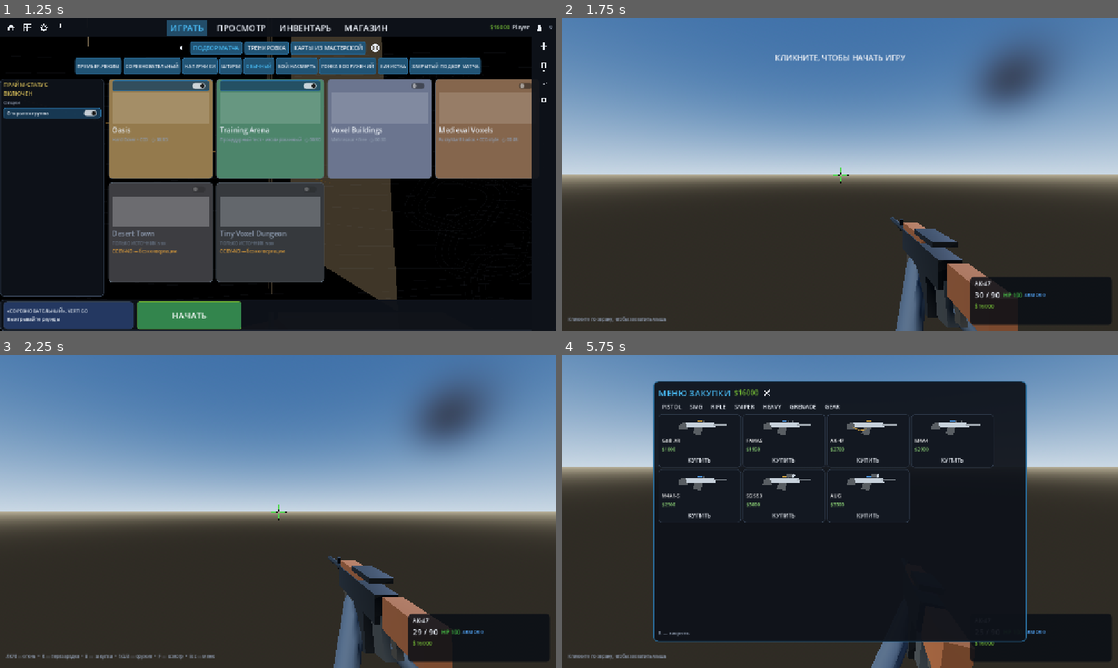
Above: before the commit, frames 1-4 (two rows, left to right).
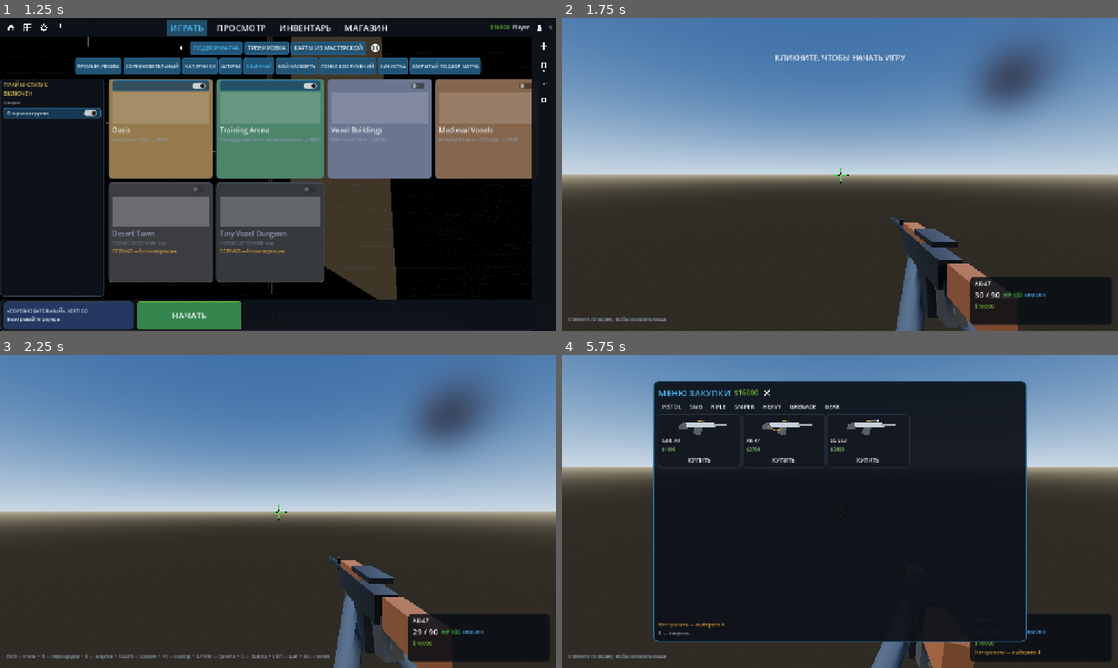
Above: after the commit, the same moments.

Repository: Mtveii/CS2_Clone
Game: Godot game, scene res://scenes/lobby.tscn
Two runs of this game, one before a commit and one after it. Both use one fixed random seed, a clock stepped at 60 frames per second and the inputs below.
Inputs (mouse positions are in pixels of both pictures, inside the frame that each line leads up to):
- Up to frame 1 (1.25 s): click "ИГРАТЬ" at 0.5 s
- Up to frame 2 (1.75 s): click "НАЧАТЬ" at 1.25 s
- Up to frame 3 (2.25 s): tap Enter at 2 s; move the mouse to (400, 495) at 2.02 s; hold D from 2.03 s (still down); hold Ctrl from 2.03 s (still down); click (400, 495) at 2.17 s
- Up to frame 4 (5.75 s): tap Space at 2.27, 2.57, 3.02, 3.32, 4.52, 4.82, 5.27, 5.57 s; tap C at 2.3, 2.85 s; move the mouse to (812, 511) at 2.77 s; release D at 2.78 s; release Ctrl at 2.78 s; hold W from 2.78 s (still down); click (812, 511) at 2.92 s; tap F at 3.05, 3.6 s; move the mouse to (851, 505) at 3.52 s; click (851, 505) at 3.67 s; tap I at 3.8, 4.35 s; move the mouse to (834, 517) at 4.27 s; click (834, 517) at 4.42 s; tap G at 4.55, 5.1 s; move the mouse to (878, 514) at 5.02 s; click (878, 514) at 5.17 s; tap B at 5.3 s

Frame 1 is identical in both runs. In frame 2, less than 0.1% of the frame differs, in the area x 63-71%, y 71-96%; in frame 3, 0.3%; in frame 4, 1.7%, in the area x 17-86%, y 18-100%.

Commit message:
update

Diff:
--- a/assets/maps/buildings_12_collision.json
+++ b/assets/maps/buildings_12_collision.json
@@ -1,9 +1,9 @@
 {
   "boxes": [
-    {"center": [400, 0.1, 0], "size": [8, 0.2, 8]},
-    {"center": [396, 1.0, 0], "size": [0.2, 2, 8]},
-    {"center": [404, 1.0, 0], "size": [0.2, 2, 8]},
-    {"center": [400, 1.0, -4], "size": [8, 2, 0.2]},
-    {"center": [400, 1.0, 4], "size": [8, 2, 0.2]}
+    {"center": [0, 0.3, 0], "size": [8, 0.6, 8]},
+    {"center": [-4, 1.2, 0], "size": [0.3, 2.4, 8]},
+    {"center": [4, 1.2, 0], "size": [0.3, 2.4, 8]},
+    {"center": [0, 1.2, -4], "size": [8, 2.4, 0.3]},
+    {"center": [0, 1.2, 4], "size": [8, 2.4, 0.3]}
   ]
 }
--- /dev/null
+++ b/assets/maps/buildings_12_spawns.json
@@ -0,0 +1,12 @@
+{
+  "T": [
+    0,
+    1600,
+    180
+  ],
+  "CT": [
+    0,
+    1600,
+    -180
+  ]
+}
--- /dev/null
+++ b/assets/maps/medieval_prop_0_spawns.json
@@ -0,0 +1,12 @@
+{
+  "T": [
+    0,
+    1600,
+    180
+  ],
+  "CT": [
+    0,
+    1600,
+    -180
+  ]
+}
--- /dev/null
+++ b/assets/maps/oasis_spawns.json
@@ -0,0 +1,12 @@
+{
+  "T": [
+    0,
+    1600,
+    180
+  ],
+  "CT": [
+    0,
+    1600,
+    -180
+  ]
+}
--- a/client/game_hud.gd
+++ b/client/game_hud.gd
@@ -305,7 +305,7 @@
 		mouse_hint.visible = not captured and not is_ui_open()
 	if hint_label != null:
 		if captured:
-			hint_label.text = "ЛКМ — огонь  •  R — перезарядка  •  B — закупка  •  1/2/3 — оружие  •  F — осмотр  •  Esc — меню"
+			hint_label.text = "ЛКМ — огонь  •  R — перезарядка  •  B — закупка  •  1/2/3/4 — оружие  •  F/I — осмотр  •  G/ПКМ — граната  •  C — присед  •  Shift — шаг  •  Esc — меню"
 		else:
 			hint_label.text = "Кликните по экрану, чтобы захватить мышь"
 
@@ -348,6 +348,9 @@
 	for id in WeaponData.WEAPONS.keys():
 		var w: Dictionary = WeaponData.get_weapon(id)
 		if String(w.get("slot", "")) != cat:
+			continue
+		var team: int = int(w.get("team", WeaponData.Team.ANY))
+		if loadout != null and team != WeaponData.Team.ANY and team != loadout.team:
 			continue
 		var p := PanelContainer.new()
 		p.custom_minimum_size = Vector2(190, 100)
--- a/client/lobby_ui.gd
+++ b/client/lobby_ui.gd
@@ -96,6 +96,7 @@
 var watch_tab: String = "ВАШИ МАТЧИ"
 var watch_tabs: Dictionary = {}
 var play_map_grid: GridContainer = null
+var selected_map_id: String = "oasis"
 var play_mode_tabs: Array = []
 var play_start_button: Button
 var play_modes_back: Button
@@ -146,6 +147,9 @@
 	settings = GameSettings.new()
 	settings.load_settings()
 	loadout = Loadout.new(WeaponData.Team.T, 16000)
+	var map_cfg := ConfigFile.new()
+	if map_cfg.load("user://selected_map.cfg") == OK:
+		selected_map_id = String(map_cfg.get_value("map", "id", "oasis"))
 	world = get_parent().get_node_or_null("LobbyWorld")
 	if world != null:
 		agent_data = world.agent_data
@@ -702,6 +706,15 @@
 
 func _set_status(msg: String) -> void:
 	status_label.text = msg
+
+
+func _select_map(map_name: String) -> void:
+	selected_map_id = map_name
+	var cfg := ConfigFile.new()
+	cfg.set_value("map", "id", map_name)
+	cfg.save("user://selected_map.cfg")
+	_build_map_grid()
+	_set_status("Карта выбрана: " + map_name)
 
 
 func _launch_game(msg: String) -> void:
@@ -1470,6 +1483,14 @@
 			v.add_child(_label("CC BY-ND — без конвертации", 10, C_WARN))
 		else:
 			v.add_child(_label(String(m.group) + "   ◷ " + String(m.wait), 10, C_DIM))
+			var click := Button.new()
+			click.name = "Select_" + String(m.get("name", "map"))
+			click.set_anchors_preset(Control.PRESET_FULL_RECT)
+			click.flat = true
+			click.modulate = Color(1, 1, 1, 0.001)
+			var map_name: String = String(m.get("name", "Oasis"))
+			click.pressed.connect(func(): _select_map(map_name))
+			card.add_child(click)
 		play_map_grid.add_child(card)
 
 
--- a/client/main.gd
+++ b/client/main.gd
@@ -16,6 +16,7 @@
 const GameHUD = preload("res://client/game_hud.gd")
 const PlayerState = preload("res://shared/gameplay/player_state.gd")
 const WeaponViewModelScript = preload("res://client/weapon_viewmodel.gd")
+const GrenadeSystem = preload("res://shared/gameplay/grenades.gd")
 
 const VIEWMODEL_BASE := Vector3(0.28, -0.25, -0.55)
 
@@ -48,6 +49,9 @@
 var vm_sway: Vector2 = Vector2.ZERO
 var vm_pos_smooth: Vector3 = VIEWMODEL_BASE
 var vm_rot_smooth: Vector3 = Vector3.ZERO
+var selected_map: String = "oasis"
+var grenades = null
+var grenade_meshes: Dictionary = {}
 
 
 func _ready() -> void:
@@ -56,8 +60,13 @@
 	_setup_mesh()
 	_setup_camera()
 	_resolve_server_url()
+	grenades = GrenadeSystem.new()
 	movement = MovementModel.new()
-	var spawn_u := Vector3(0.0, ground_u_at(Vector3(0, 0, 0)) + 0.2, 0.0)
+	var spawn_u := _spawn_u_from_config()
+	if spawn_u == Vector3.ZERO:
+		spawn_u = Vector3(0.0, ground_u_at(Vector3(0, 0, 0)) + 0.2, 0.0)
+	else:
+		spawn_u.y = ground_u_at(spawn_u) + 0.2
 	movement.reset(spawn_u)
 	settings = GameSettings.new()
 	settings.load_settings()
@@ -67,6 +76,9 @@
 	audio.update_settings(settings)
 	loadout = Loadout.new(WeaponData.Team.T, 16000)
 	loadout.give(WeaponData.WeaponId.AK47)
+	for grenade_id in [WeaponData.WeaponId.HE, WeaponData.WeaponId.FLASH,
+			WeaponData.WeaponId.SMOKE, WeaponData.WeaponId.MOLOTOV]:
+		loadout.give(grenade_id)
 	loadout.select(Loadout.Slot.PRIMARY)
 	anim = WeaponAnimController.new()
 	var start_wi = loadout.active()
@@ -98,8 +110,15 @@
 	world = VoxelWorldStore.new()
 	world.bounds_min = Vector3i(-128, -8, -128)
 	world.bounds_max = Vector3i(128, 64, 128)
-	# CC0-карта Oasis (Hard Cover), сконвертированная в VMAP
-	var res = VoxelMapLoader.load_map("res://assets/maps/oasis.vmap", world)
+	selected_map = _read_selected_map()
+	var map_file: String = "oasis.vmap"
+	var wanted: String = "res://assets/maps/" + selected_map + ".vmap"
+	if FileAccess.file_exists(wanted):
+		map_file = selected_map + ".vmap"
+	else:
+		selected_map = "oasis"
+	var res = VoxelMapLoader.load_map("res://assets/maps/" + map_file, world)
+	set_meta("map_loaded_by_main", true)
 	if not res.ok or int(res.loaded) == 0:
 		# fallback: простая коробка
 		world.bounds_min = Vector3i(-8, -8, -8)
@@ -152,6 +171,104 @@
 			mesh_instance = mi
 
 
+func _current_grenade_type() -> int:
+	if loadout == null:
+		return -1
+	var wi = loadout.active()
+	if wi == null or wi.mag <= 0:
+		return -1
+	match loadout.selected:
+		Loadout.Slot.GRENADE_FLASH_1, Loadout.Slot.GRENADE_FLASH_2:
+			return GrenadeSystem.Type.FLASH
+		Loadout.Slot.GRENADE_SMOKE:
+			return GrenadeSystem.Type.SMOKE
+		Loadout.Slot.GRENADE_FIRE:
+			return GrenadeSystem.Type.MOLOTOV if loadout.team == WeaponData.Team.T 				else GrenadeSystem.Type.INCENDIARY
+		Loadout.Slot.GRENADE_HE_DECOY:
+			if wi.id == WeaponData.WeaponId.DECOY:
+				return GrenadeSystem.Type.DECOY
+			return GrenadeSystem.Type.HE
+	return -1
+
+
+func _throw_grenade(throw_type: int) -> void:
+	if grenades == null or loadout == null or movement == null:
+		return
+	if hud != null and hud.is_ui_open():
+		return
+	var gtype: int = _current_grenade_type()
+	if gtype < 0:
+		if hud != null:
+			hud.message("Нет гранаты — выберите 4")
+		return
+	var wi = loadout.active()
+	wi.mag -= 1
+	var dir: Vector3 = Vector3.FORWARD if camera == null else -camera.global_transform.basis.z
+	var origin_u: Vector3 = movement.pos_u + Vector3(0, 75.0, 0) + dir * 12.0
+	grenades.throw_grenade(gtype, origin_u, dir, throw_type, 0, loadout.team,
+			movement.vel_u, not movement.on_ground)
+	if hud != null:
+		hud.message("Бросок гранаты")
+
+
+func _sync_grenade_meshes() -> void:
+	if grenades == null:
+		return
+	var alive: Dictionary = {}
+	for g in grenades.active:
+		alive[g] = true
+		var mi: MeshInstance3D = grenade_meshes.get(g) as MeshInstance3D
+		if mi == null:
+			var sphere := SphereMesh.new()
+			sphere.radius = 0.045
+			sphere.height = 0.09
+			sphere.radial_segments = 12
+			sphere.rings = 8
+			mi = MeshInstance3D.new()
+			mi.name = "Grenade"
+			mi.mesh = sphere
+			add_child(mi)
+			grenade_meshes[g] = mi
+		mi.position = g.pos * 0.01905
+	for g in grenade_meshes.keys():
+		if not alive.has(g):
+			var old: MeshInstance3D = grenade_meshes[g] as MeshInstance3D
+			if is_instance_valid(old):
+				old.queue_free()
+			grenade_meshes.erase(g)
+
+
+func _spawn_u_from_config() -> Vector3:
+	var path: String = "res://assets/maps/" + selected_map + "_spawns.json"
+	if not FileAccess.file_exists(path):
+		return Vector3.ZERO
+	var f := FileAccess.open(path, FileAccess.READ)
+	if f == null:
+		return Vector3.ZERO
+	var json := JSON.new()
+	if json.parse(f.get_as_text()) != OK or not (json.data is Dictionary):
+		f.close()
+		return Vector3.ZERO
+	f.close()
+	var raw = json.data.get("CT", [])
+	if not (raw is Array) or (raw as Array).size() < 3:
+		return Vector3.ZERO
+	return Vector3(float(raw[0]), float(raw[1]), float(raw[2])) / 19.05
+
+
+func _read_selected_map() -> String:
+	var cfg := ConfigFile.new()
+	if cfg.load("user://selected_map.cfg") != OK:
+		return "oasis"
+	var id := String(cfg.get_value("map", "id", "oasis"))
+	match id:
+		"Oasis", "oasis": return "oasis"
+		"Training Arena", "training_arena": return "training_arena"
+		"Voxel Buildings", "buildings_12": return "buildings_12"
+		"Medieval Voxels", "medieval_prop_0": return "medieval_prop_0"
+	return "oasis"
+
+
 func _setup_environment() -> void:
 	# Небо + окружающий свет, иначе карта рендерится чёрной (в сцене не было света).
 	var env := Environment.new()
@@ -243,7 +360,8 @@
 		if Input.is_key_pressed(KEY_W): move_z += 1.0
 		if Input.is_key_pressed(KEY_S): move_z -= 1.0
 		if Input.is_key_pressed(KEY_SPACE): buttons |= MovementModel.Buttons.JUMP
-		if Input.is_key_pressed(KEY_CTRL): buttons |= MovementModel.Buttons.CROUCH
+		if Input.is_key_pressed(KEY_CTRL) or Input.is_key_pressed(KEY_C):
+			buttons |= MovementModel.Buttons.CROUCH
 		if Input.is_key_pressed(KEY_SHIFT): buttons |= MovementModel.Buttons.WALK
 	var yaw_units: int = int(posmod(yaw / TAU, 1.0) * 65536.0) % 65536
 	var pitch_units: int = int(clampf(pitch / 1.2, -1.0, 1.0) * 32767.0)
@@ -251,6 +369,9 @@
 	if not paused:
 		movement.step(buttons, move_x, move_z, yaw_units, pitch_units, delta,
 				Callable(self, "ground_u_at"), no_ladder)
+	if grenades != null:
+		grenades.step(delta, Callable(self, "ground_u_at"))
+		_sync_grenade_meshes()
 
 	# камера
 	if camera != null:
@@ -384,7 +505,9 @@
 	var v: Vector3i = world.world_mm_to_voxel(p_mm)
 	for yy in range(v.y + 2, int(world.bounds_min.y) - 1, -1):
 		if world.get_sdf_voxel(Vector3i(v.x, yy, v.z)) <= 0:
-			return float(yy + 1) * float(world.voxel_size_mm) / 19.05
+			var surface_u: float = float(yy + 1) * float(world.voxel_size_mm) / 19.05
+			if surface_u <= p_u.y + 18.0:
+				return surface_u
 	return 0.0
 
 
@@ -468,6 +591,10 @@
 			pitch = clamp(pitch, -1.2, 1.2)
 			vm_look += event.relative
 	elif event is InputEventMouseButton and event.pressed:
+		if event.button_index == MOUSE_BUTTON_RIGHT:
+			if hud == null or not hud.is_ui_open():
+				_throw_grenade(GrenadeSystem.ThrowType.SHORT)
+			return
 		if event.button_index == MOUSE_BUTTON_LEFT:
 			if hud != null and hud.is_ui_open():
 				return
@@ -491,9 +618,11 @@
 			KEY_R:
 				if hud == null or not hud.pause_open:
 					_start_reload()
-			KEY_F:
+			KEY_F, KEY_I:
 				if anim != null and (hud == null or not hud.pause_open):
 					anim.request_inspect()
+			KEY_G:
+				_throw_grenade(GrenadeSystem.ThrowType.LONG)
 			KEY_Q:
 				if anim != null and (hud == null or not hud.pause_open):
 					anim.request_melee()
--- a/client/map_module.gd
+++ b/client/map_module.gd
@@ -8,7 +8,9 @@
 
 
 func _ready() -> void:
-	get_tree().scene_changed.connect(_on_scene_changed)
+	# Игровая сцена сама грузит выбранную карту; автоподключение дубликатов
+	# мешает работе и нагружает браузер.
+	pass
 
 
 func _on_scene_changed(scene_root: Node) -> void:
--- a/shared/gameplay/weapon_anim.gd
+++ b/shared/gameplay/weapon_anim.gd
@@ -126,7 +126,7 @@
 
 
 func request_inspect() -> bool:
-	if state != State.IDLE:
+	if state == State.RELOAD or state == State.INSPECT:
 		return false
 	state = State.INSPECT
 	timer = inspect_time
--- /dev/null
+++ b/tests/functional_controls_smoke.gd
@@ -0,0 +1,114 @@
+extends SceneTree
+## Реальные UI/ввод: покупка кнопкой, осмотр, прыжок/присед/шаг, бросок гранаты.
+
+var failures: int = 0
+
+
+func _check(c: bool, m: String) -> void:
+	if c:
+		print("[ok]   ", m)
+	else:
+		failures += 1
+		push_error("[fail] " + m)
+
+
+func _key(code: int) -> void:
+	var ev := InputEventKey.new()
+	ev.keycode = code
+	ev.pressed = true
+	Input.parse_input_event(ev)
+
+
+func _release(code: int) -> void:
+	var ev := InputEventKey.new()
+	ev.keycode = code
+	ev.pressed = false
+	Input.parse_input_event(ev)
+
+
+func _init() -> void:
+	root.size = Vector2(1280, 720)
+	var cfg := ConfigFile.new()
+	cfg.set_value("map", "id", "oasis")
+	cfg.save("user://selected_map.cfg")
+	var c = load("res://scenes/client.tscn").instantiate()
+	c.server_url = "ws://127.0.0.1:1"
+	root.add_child(c)
+	await process_frame
+	await process_frame
+
+	# покупка через реальную кнопку в меню закупки
+	_key(KEY_B)
+	await process_frame
+	_check(c.hud.buy_open, "B открыл меню закупки")
+	var buy_btn: Button = null
+	for card in c.hud.buy_grid.get_children():
+		var vb := card.get_child(0) as VBoxContainer
+		if vb == null:
+			continue
+		var name_label: Label = vb.get_child(1) as Label
+		if name_label != null and name_label.text.contains("Galil AR"):
+			for child in vb.get_children():
+				if child is Button:
+					buy_btn = child
+			break
+	_check(buy_btn != null, "в меню есть кнопка КУПИТЬ для Galil AR")
+	if buy_btn != null:
+		var money_before: int = c.loadout.money
+		buy_btn.pressed.emit()
+		await process_frame
+		_check(c.loadout.money < money_before or c.loadout.active().id == c.WeaponData.WeaponId.AWP,
+			"покупка кнопкой списала деньги/сменила оружие")
+	_key(KEY_B)
+	await process_frame
+
+	# осмотр по F и I
+	c.anim.state = 0
+	c.anim.timer = 0.0
+	_key(KEY_F)
+	await process_frame
+	_check(c.anim.state == 4, "F запустил осмотр")
+	c.anim.state = 0
+	c.anim.timer = 0.0
+	_key(KEY_I)
+	await process_frame
+	_check(c.anim.state == 4, "I тоже запустил осмотр")
+	c.anim.state = 0
+	c.anim.timer = 0.0
+
+	# прыжок / присед / медленный шаг
+	_key(KEY_SPACE)
+	await process_frame
+	await process_frame
+	_check(not c.movement.on_ground and c.movement.vel_u.y > 0,
+		"прыжок работает")
+	_release(KEY_SPACE)
+	for i in range(40):
+		await process_frame
+	_key(KEY_C)
+	await process_frame
+	await process_frame
+	_check(c.movement.crouching, "присед по C работает")
+	_release(KEY_C)
+	_key(KEY_SHIFT)
+	await process_frame
+	await process_frame
+	_check(c.movement.walking, "медленный шаг по Shift работает")
+	_release(KEY_SHIFT)
+
+	# бросок гранаты
+	_check(c.loadout.select(c.Loadout.Slot.GRENADE_HE_DECOY), "grenade slot выбран")
+	var before: int = c.grenades.active.size()
+	_key(KEY_G)
+	await process_frame
+	_check(c.grenades.active.size() == before + 1,
+		"G бросает гранату (%d)" % c.grenades.active.size())
+	await process_frame
+	var meshes: int = 0
+	for child in c.get_children():
+		if child.name == "Grenade":
+			meshes += 1
+	_check(meshes > 0, "граната видна в сцене (%d)" % meshes)
+
+	print("RESULT: PASS" if failures == 0 else "RESULT: FAIL (%d)" % failures)
+	quit(1 if failures > 0 else 0)
--- /dev/null
+++ b/tests/functional_maps_smoke.gd
@@ -0,0 +1,54 @@
+extends SceneTree
+## Минимальная проверка: каждая выбранная карта реально открывается в игре.
+
+var failures: int = 0
+
+
+func _check(c: bool, m: String) -> void:
+	if c:
+		print("[ok]   ", m)
+	else:
+		failures += 1
+		push_error("[fail] " + m)
+
+
+func _select(name: String) -> void:
+	var cfg := ConfigFile.new()
+	cfg.set_value("map", "id", name)
+	cfg.save("user://selected_map.cfg")
+
+
+func _init() -> void:
+	for pair in [["Oasis", "oasis"], ["Training Arena", "training_arena"],
+			["Voxel Buildings", "buildings_12"], ["Medieval Voxels", "medieval_prop_0"]]:
+		var display: String = pair[0]
+		var id: String = pair[1]
+		_select(display)
+		var c = load("res://scenes/client.tscn").instantiate()
+		c.server_url = "ws://127.0.0.1:1"
+		root.add_child(c)
+		await process_frame
+		await process_frame
+		_check(c.selected_map == id, "%s: карта загружена" % display)
+		_check(FileAccess.file_exists("res://assets/maps/" + id + "_spawns.json"),
+			"%s: спавн-конфиг есть" % display)
+		_check(c.map_meshes.size() > 0, "%s: чанки есть (%d)" % [display, c.map_meshes.size()])
+		var aabb := AABB()
+		var have := false
+		for mi in c.map_meshes:
+			if mi.mesh == null or mi.mesh.get_surface_count() == 0:
+				continue
+			var a: AABB = mi.mesh.get_aabb()
+			if not have:
+				aabb = a
+				have = true
+			else:
+				aabb = aabb.merge(a)
+		_check(have and aabb.grow(4.0).has_point(c.camera.global_position),
+			"%s: камера в зоне карты" % display)
+		root.remove_child(c)
+		c.free()
+	_select("Oasis")
+
+	print("RESULT: PASS" if failures == 0 else "RESULT: FAIL (%d)" % failures)
+	quit(1 if failures > 0 else 0)
Not shown, added: tests/functional_controls_smoke.gd.uid
Not shown, added: tests/functional_maps_smoke.gd.uid
